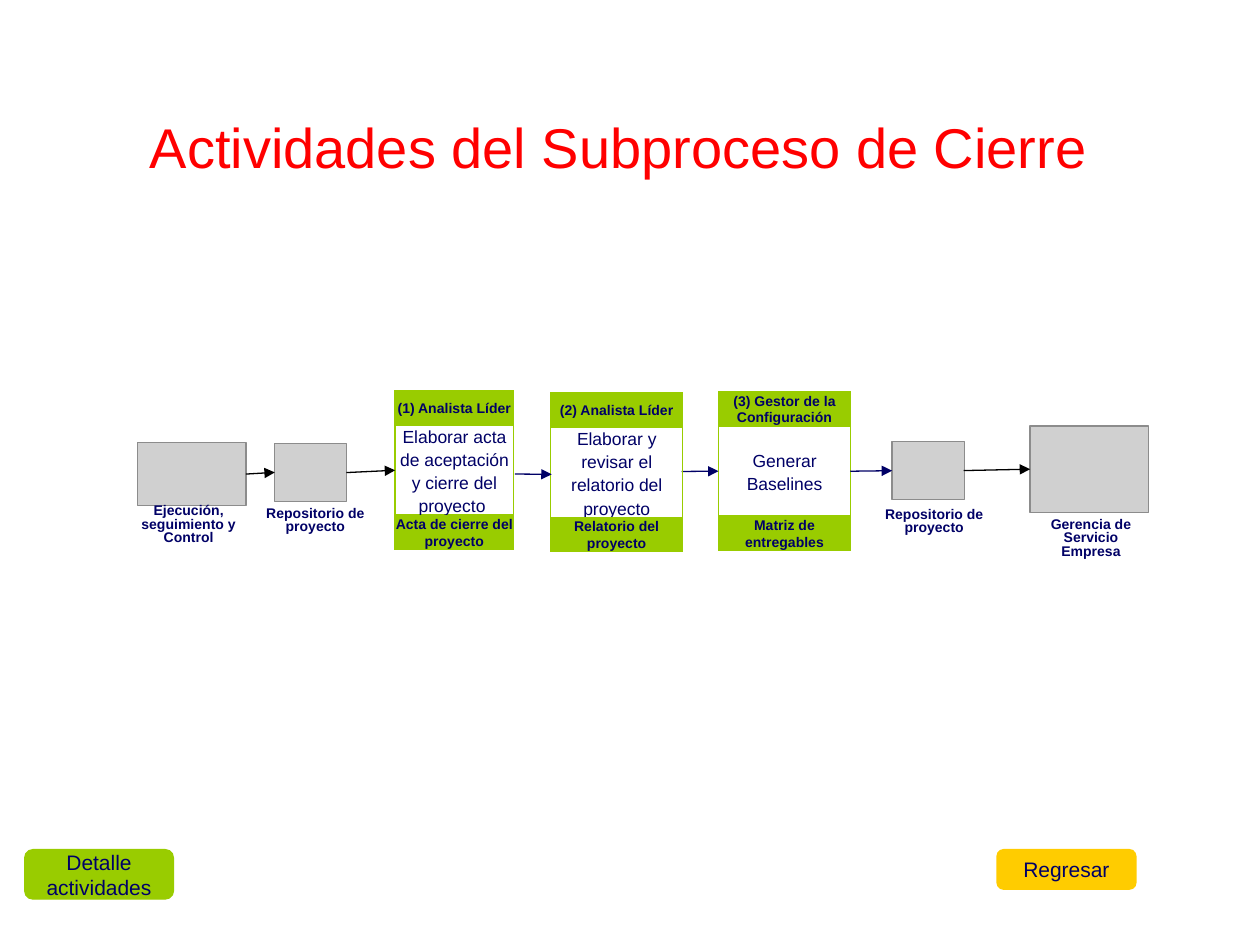
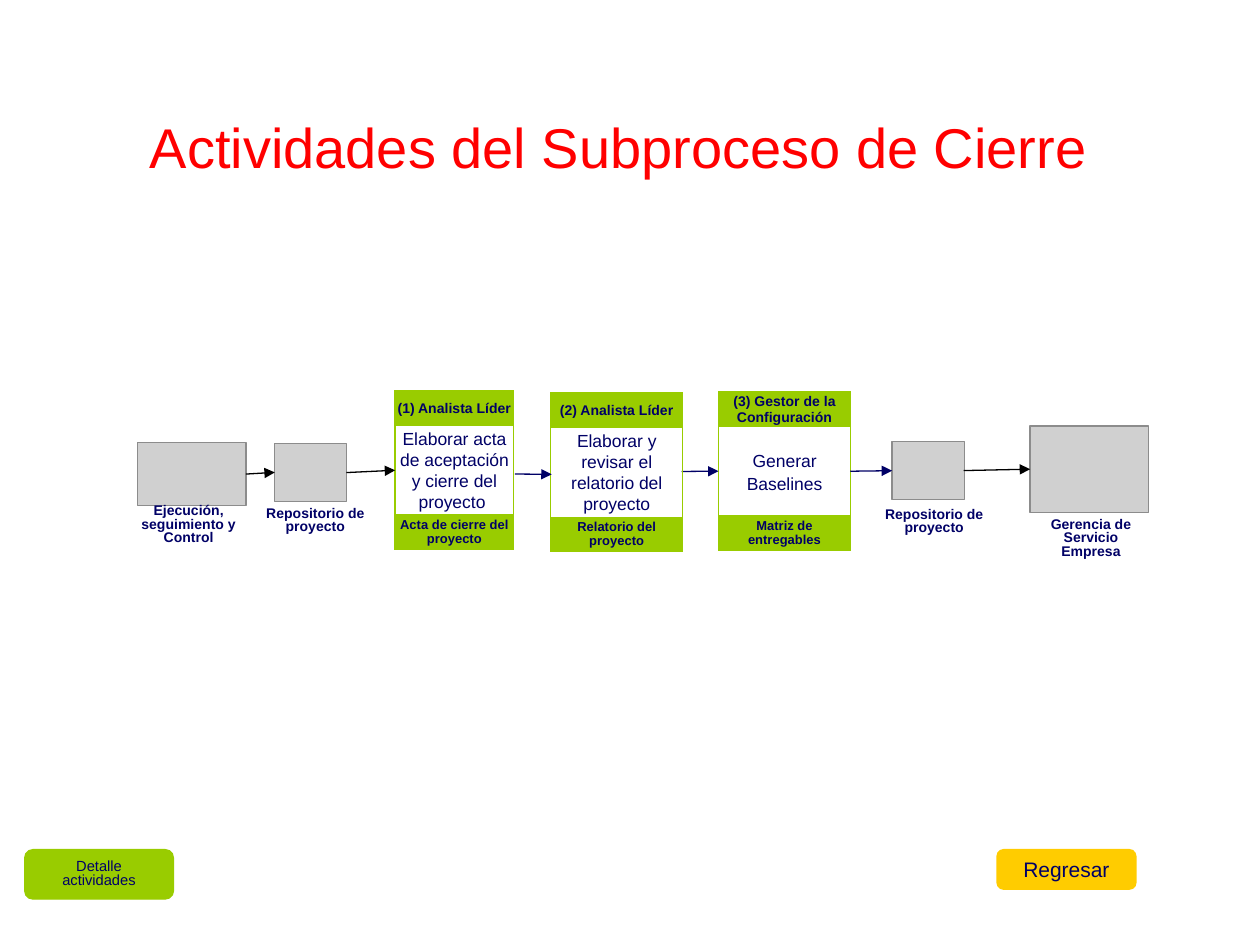
Before and after one commit to cjbensan/sistema-facturacion-inventario, a slide deck: slide 28 of CMMI-Nivel-2/PP-PMC/PGPRO_0.1_2015.ppt. Drawn at 1260x945 pixels with LibreOffice and Linux fonts; fonts in the diff are those of the drawing; grey boxes stand for pictures; background and template pictures are left out. Boxes give left, top, right and bottom in pixels: in the first picture for what was removed or moved away, otherwise in the second. Text is boxed around its words. In the diff, an @@ line names an element or a change of style, - is before the commit and + after.

```diff
--- a/CMMI-Nivel-2/PP-PMC/PGPRO_0.1_2015.ppt
+++ b/CMMI-Nivel-2/PP-PMC/PGPRO_0.1_2015.ppt
@@ rectangle "Elaborar acta de aceptación y ..." at box(396, 426, 514, 515): line spacing 1.1 to 1 @@
@@ rectangle "Elaborar y revisar el relatorio ..." at box(551, 427, 683, 517): line spacing 1.1 to 1 @@
@@ size 8 to 7.4 pt; line spacing 1 to 0.9 in 3 elements at box(718, 517, 850, 551), box(396, 515, 514, 549), box(551, 518, 683, 552) @@
@@ rounded rectangle "Detalle actividades" at box(25, 849, 174, 898): size 12 to 8.4 pt; line spacing 1 to 0.8 @@
```
Also in this commit, not shown: 4 other slides changed.
